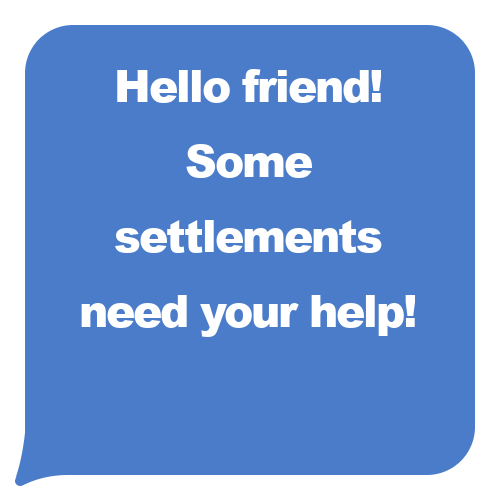
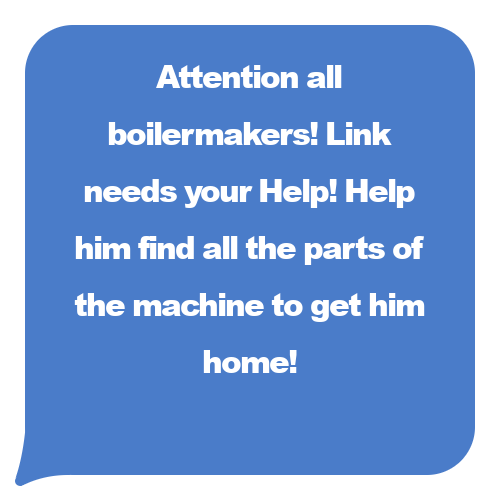
The second (500, 500) image is a revision of the first. Changes to its layers:
renamed "Hello friend! Some settlements..." to "Attention all boilermakers! Li...", painted on it over [74, 65, 425, 373]
